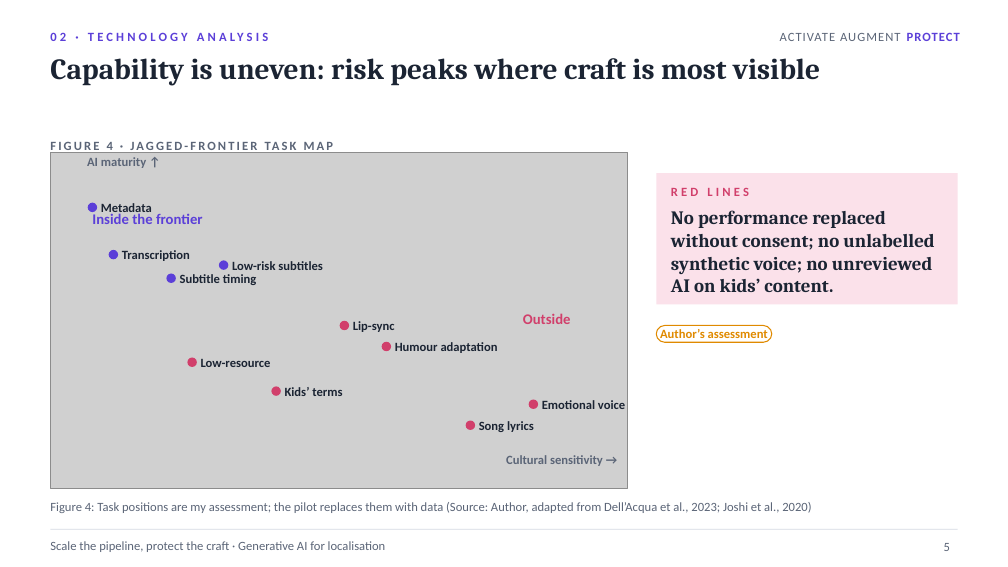
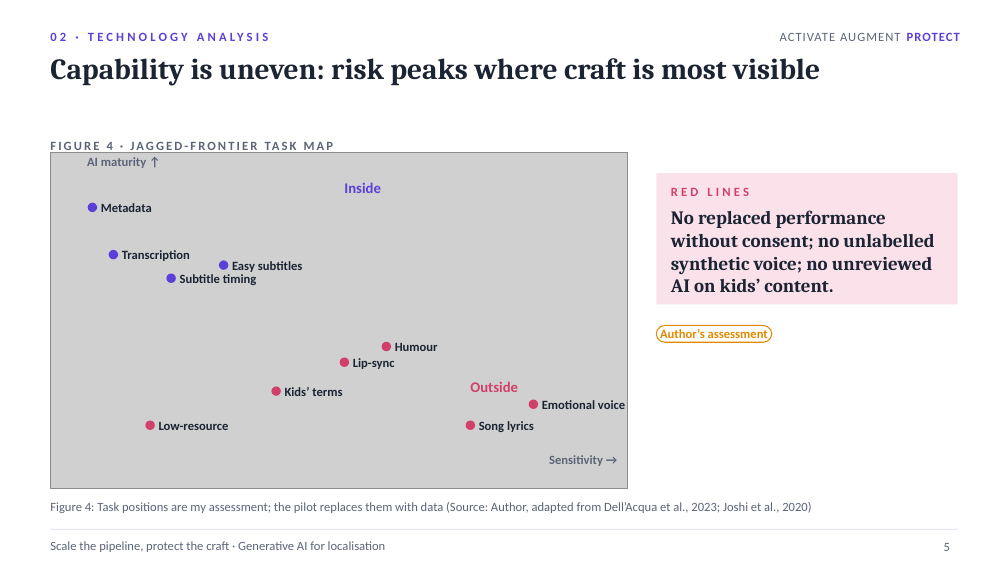
Before and after one commit to karanrg22-svg/skill, a slide deck: slide 5 of output/D_Academic_Localisation.pptx. Drawn at 1008x567 pixels with LibreOffice and Linux fonts; fonts in the diff are those of the drawing; grey boxes stand for pictures. Boxes give left, top, right and bottom in pixels: in the first picture for what was removed or moved away, otherwise in the second. Text is boxed around its words. In the diff, an @@ line names an element or a change of style, - is before the commit and + after.

```diff
--- a/output/D_Academic_Localisation.pptx
+++ b/output/D_Academic_Localisation.pptx
@@ text at (344,182,381,193): text changed @@
-Inside the frontier
+Inside
@@ text at (671,210,934,292): text changed @@
-No performance replaced without consent; no unlabelled synthetic voice; no unreviewed AI on kids’ content.
+No replaced performance without consent; no unlabelled synthetic voice; no unreviewed AI on kids’ content.
@@ text at (232,261,303,272): text changed @@
-Low-risk subtitles
+Easy subtitles
@@ ellipse: place and size @@
-ellipse at (340,321,349,330)
+ellipse at (340,358,349,367)
@@ text "Lip-sync": place and size @@
-text "Lip-sync" at (353,321,395,332)
+text "Lip-sync" at (353,358,395,369)
@@ text at (395,343,438,351): text changed @@
-Humour adaptation
+Humour
@@ text "Outside": place and size @@
-text "Outside" at (523,313,571,324)
+text "Outside" at (470,381,518,392)
@@ text "Low-resource": place and size @@
-text "Low-resource" at (201,359,271,367)
+text "Low-resource" at (159,422,229,430)
@@ ellipse: place and size @@
-ellipse at (188,358,197,367)
+ellipse at (145,420,154,430)
@@ text at (549,455,603,466): text changed @@
-Cultural sensitivity →
+Sensitivity →
```
Also in this commit, not shown: 7 other slides changed, 1 other file.
